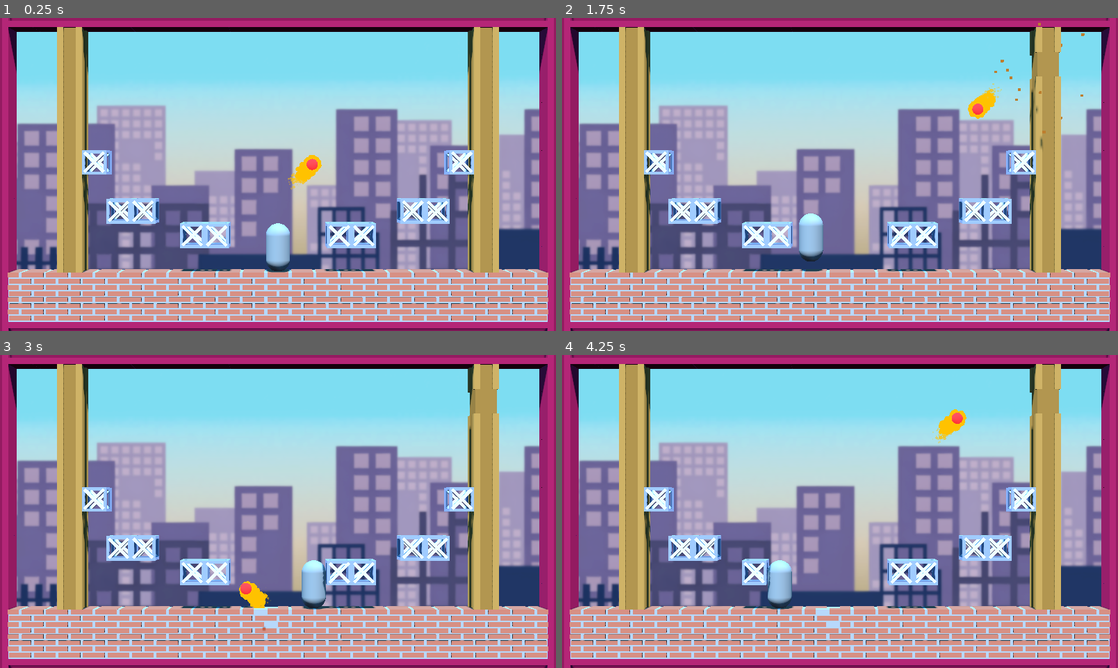
Above: before the commit, frames 1-4 (two rows, left to right).
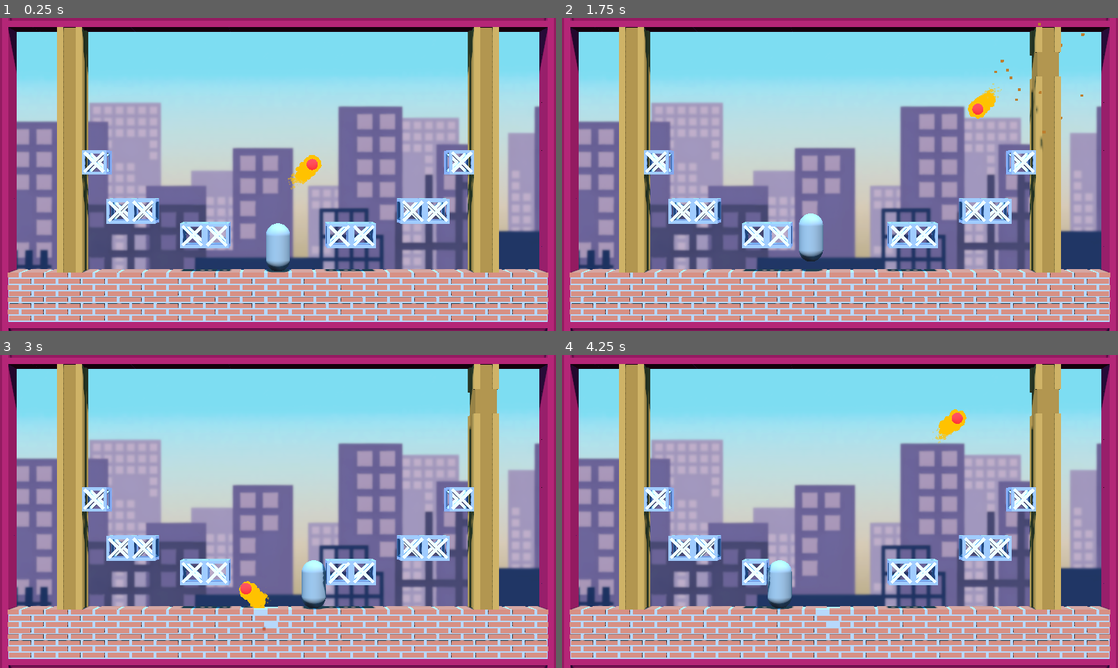
Above: after the commit, the same moments.

Repository: SnappyDragon64/Hard-Hat
Game: Godot game, scene res://sandbox.tscn
Two runs of this game, one before a commit and one after it. Both use one fixed random seed, a clock stepped at 60 frames per second and the inputs below.
Inputs:
- Up to frame 1 (0.25 s): no input
- Up to frame 2 (1.75 s): hold Right (move_right) 0.53-1.28 s; tap Space (jump) at 0.77, 1.52 s; hold Left (move_left) from 1.28 s (still down)
- Up to frame 3 (3 s): release Left (move_left) at 2.03 s; hold Right (move_right) from 2.03 s (still down)
- Up to frame 4 (4.25 s): tap Space (jump) at 3.02, 3.77 s; release Right (move_right) at 3.53 s; hold Left (move_left) from 3.53 s (still down)

The runs differ from the first frame. In frame 1, 11% of the frame differs, in the area x 3-97%, y 26-81%; in frame 2, 11%; in frame 3, 11%; in frame 4, 11%.

Commit message:
Anchored background to camera

Diff:
--- a/sandbox.tscn
+++ b/sandbox.tscn
@@ -74,7 +74,8 @@
 size = 16.0
 
 [node name="Sprite3D" type="Sprite3D" parent="Camera3D"]
-transform = Transform3D(4, 0, 0, 0, 4, 0, 0, 0, 4, 0, 0, -12)
+transform = Transform3D(2.5, 0, 0, 0, 2.5, 0, 0, 0, 2.5, 0, 0, -39)
+texture = ExtResource("5_fjvi5")
 
 [node name="MeshInstance3D" type="MeshInstance3D" parent="Camera3D"]
 extra_cull_margin = 16384.0
@@ -87,7 +88,3 @@
 "cells": PackedInt32Array(-327692, 0, 131078, -327688, 0, 65542, -327687, 0, 65542, -327686, 0, 65542, -327685, 0, 6554 …(2457 unchanged characters)…
 }
 metadata/_editor_floor_ = Vector3(0, 0, 0)
-
-[node name="Sprite3D" type="Sprite3D" parent="."]
-transform = Transform3D(2.4, 0, 0, 0, 2.4, 0, 0, 0, 2.4, 0, 1, -8)
-texture = ExtResource("5_fjvi5")
